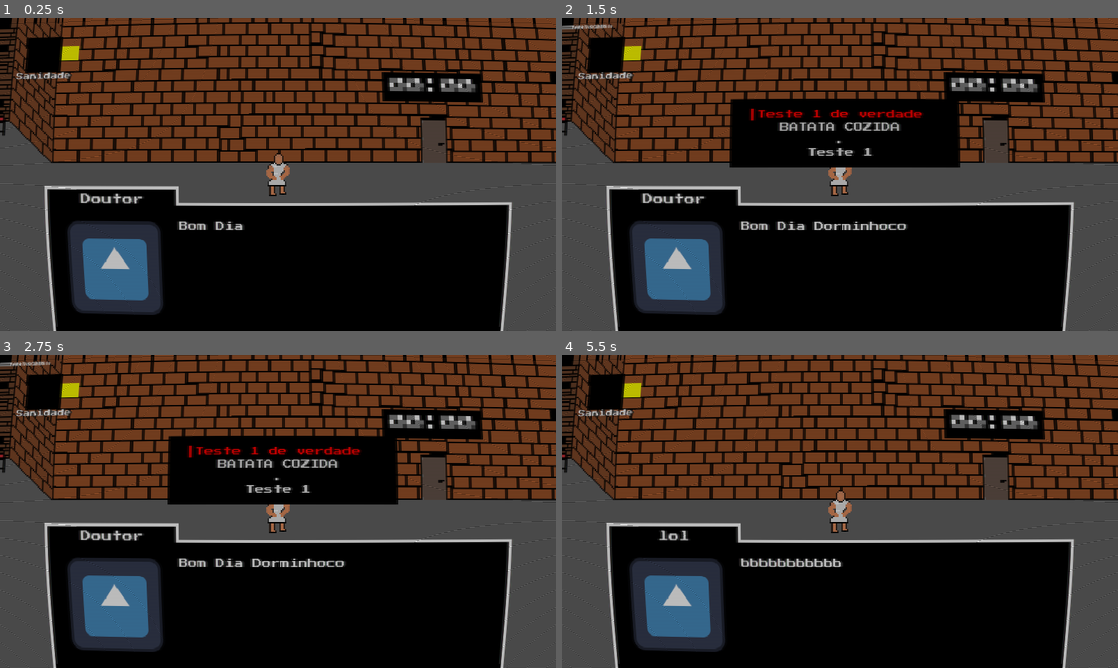
Above: before the commit, frames 1-4 (two rows, left to right).
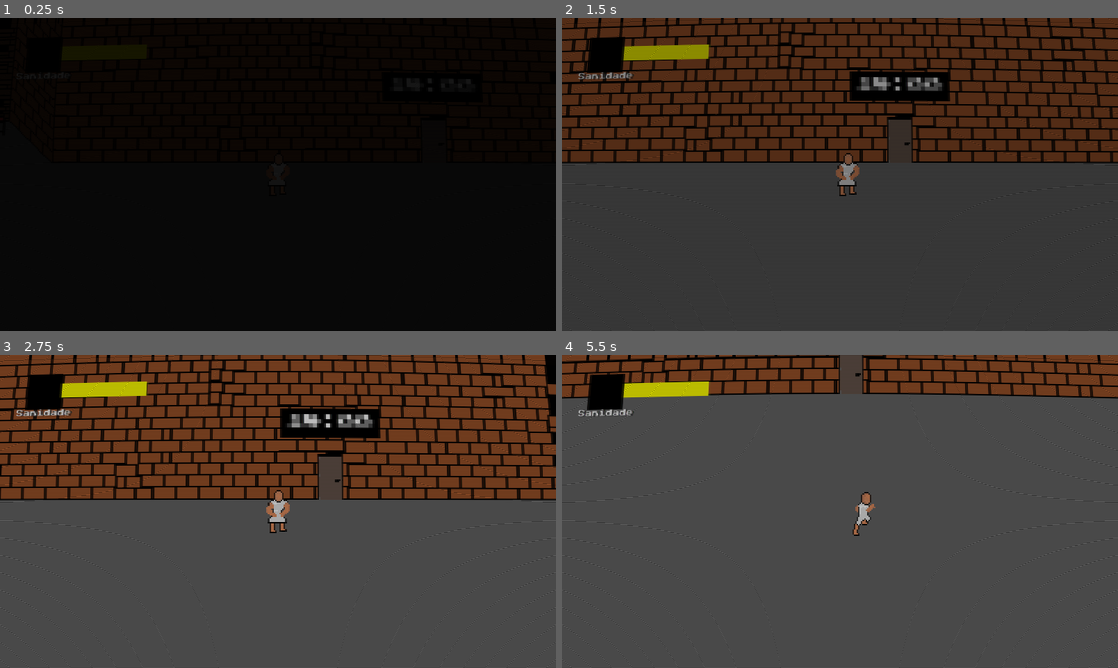
Above: after the commit, the same moments.

Repository: FarofaFaction/Criascript-Jam-Game
Game: Godot game, scene res://Game/Room/room.tscn
Two runs of this game, one before a commit and one after it. Both use one fixed random seed, a clock stepped at 60 frames per second and the inputs below. This scene is started directly instead of the project's main scene. The engine's default icon, where the game draws it, is replaced by a stand-in: a white triangle on a blue panel in a dark square.
Inputs (mouse positions are in pixels of both pictures, inside the frame that each line leads up to):
- Up to frame 1 (0.25 s): no input
- Up to frame 2 (1.5 s): hold Right (ui_right) 0.53-1.25 s; tap E (Interact) at 0.6 s; click (840, 115) at 1.25 s, where only the run before the commit has a clickable "Teste 1 de verdade"
- Up to frame 3 (2.75 s): click (278, 464) at 2 s, where only the run before the commit has a clickable "BATATA COZIDA"
- Up to frame 4 (5.5 s): click (840, 477) at 2.75 s, where only the run before the commit has a clickable "."; click (840, 489) at 3.5 s, where only the run before the commit has a clickable "Teste 1"; hold Down (ui_down) 4.28-5.03 s; tap E (Interact) at 4.35, 5.3 s; hold Right (ui_right) from 5.03 s (still down); tap Space (Power) at 5.1 s

The runs differ from the first frame. In frame 1, 62% of the frame differs, in the area x 0-100%, y 0-100%; in frame 2, 63%; in frame 3, 58%; in frame 4, 73%.

Commit message:
Update-pause

Diff:
--- a/Dialog/DialogSystem.gd
+++ b/Dialog/DialogSystem.gd
@@ -1,6 +1,8 @@
 extends Control
 
 # Variáveis de controle
+signal finish_dialog
+
 var _step: float = 0.02
 var _id: int = 0
 var data: Dictionary = {}
@@ -74,6 +76,7 @@
 
 func _finish_dialog() -> void:
 	data = {}
+	finish_dialog.emit()
 	$CanvasLayer.visible = false
 	_id = 0
 	InGamePause.hold_pause = false
--- a/Game/Quests/DoctorKnocking/stage_1/DoctorKnocking_1.gd
+++ b/Game/Quests/DoctorKnocking/stage_1/DoctorKnocking_1.gd
@@ -2,10 +2,15 @@
 
 @onready var KnockingSound = $KnockingSound
 var _can_open := false
+var _redguysatack := false
+var _door_opened := false
+@export var dialog : Dialog
+
 # Called when the node enters the scene tree for the first time.
 func _ready() -> void:
 	if !init_stage():
 		return
+	DialogSystem.finish_dialog.connect(_on_dialog_finished)
 	GlobalTimer.set_time(18, 0)
 	GlobalTimer.set_speed(6)
 	var DoorPosition = my_quest.get_tool("door")
@@ -15,11 +20,17 @@
 	self.global_position = DoorPosition.global_position
 	pass # Replace with function body.
 
+func _on_dialog_finished():
+	if (_redguysatack):
+		my_quest.load_stage("RedGuy")
+	my_quest.remove_stage(self.name)
+	pass
 
 # Called every frame. 'delta' is the elapsed time since the previous frame.
 func _process(_delta: float) -> void:
-	if (GlobalTimer.hours >= 18 && GlobalTimer.minutes >= 1):
-		_can_open = true
+	if !_door_opened:
+		if (GlobalTimer.hours >= 18 && GlobalTimer.minutes >= 1):
+			_can_open = true
 	if (!_can_open):
 		return
 	if (!KnockingSound.playing):
@@ -27,10 +38,12 @@
 	pass
 
 func Interaction():
-	if (!_can_open):
+	if (!_can_open || _door_opened):
 		return
-	var node = preload("res://Dialog/DialogWithOptionsExample/DialogWithOptions.tscn").instantiate()
-	add_child(node)
+	_door_opened = true
+	dialog._start_dialog()
+	#var node = preload("res://Dialog/DialogWithOptionsExample/DialogWithOptions.tscn").instantiate()
+	#add_child(node)
 	#my_quest.load_stage("RedGuy")
-	my_quest.remove_stage(self.name)
+	#my_quest.remove_stage(self.name)
 	pass
--- a/Game/Quests/DoctorKnocking/stage_1/DoctorKnocking_1.tscn
+++ b/Game/Quests/DoctorKnocking/stage_1/DoctorKnocking_1.tscn
@@ -6,10 +6,11 @@
 [ext_resource type="Script" path="res://Dialog/DialogClass/dialog_class.gd" id="4_h8epj"]
 [ext_resource type="Script" path="res://Dialog/DialogClass/speak_class.gd" id="5_xkpak"]
 [ext_resource type="PackedScene" uid="uid://baklw2eb62qgd" path="res://Dialog/DialogMenuClass/DialogMenu.tscn" id="6_lo73l"]
-[ext_resource type="PackedScene" uid="uid://damhdjbepus0m" path="res://Dialog/DialogWithOptionsExample/options_test.tscn" id="7_rfo7b"]
+[ext_resource type="Script" path="res://Game/Quests/DoctorKnocking/stage_1/doctor_options_dialog.gd" id="7_g1pol"]
 
-[node name="DoctorKnocking1" type="Node2D"]
+[node name="DoctorKnocking1" type="Node2D" node_paths=PackedStringArray("dialog")]
 script = ExtResource("1_w2ti7")
+dialog = NodePath("DialogWithOptions")
 
 [node name="KnockingSound" parent="." instance=ExtResource("2_peg6k")]
 
@@ -23,6 +24,7 @@
 grow_horizontal = 2
 grow_vertical = 2
 script = ExtResource("4_h8epj")
+auto_start = false
 
 [node name="SpeakClass" type="RichTextLabel" parent="DialogWithOptions"]
 layout_mode = 0
@@ -32,18 +34,61 @@
 script = ExtResource("5_xkpak")
 speaker = "Doutor"
 
+[node name="SpeakClass3" type="RichTextLabel" parent="DialogWithOptions"]
+layout_mode = 0
+offset_right = 40.0
+offset_bottom = 40.0
+text = "Pronto Pra Tomar Seu Remedio ?"
+script = ExtResource("5_xkpak")
+speaker = "Doutor"
+
 [node name="DialogMenu" parent="DialogWithOptions" node_paths=PackedStringArray("options_conection") instance=ExtResource("6_lo73l")]
 layout_mode = 1
 options_conection = NodePath("OptionsTest")
 start_visible = false
+option_3_visible = false
+option_4_visible = false
 
-[node name="OptionsTest" parent="DialogWithOptions/DialogMenu" instance=ExtResource("7_rfo7b")]
+[node name="OptionsTest" type="Control" parent="DialogWithOptions/DialogMenu"]
+layout_mode = 3
+anchors_preset = 0
+offset_right = 40.0
+offset_bottom = 40.0
+script = ExtResource("7_g1pol")
+
+[node name="option1" type="Label" parent="DialogWithOptions/DialogMenu/OptionsTest"]
+layout_mode = 0
+offset_top = 136.0
+offset_right = 40.0
+offset_bottom = 159.0
+text = "Sim"
+
+[node name="option2" type="Label" parent="DialogWithOptions/DialogMenu/OptionsTest"]
+layout_mode = 0
+offset_top = 136.0
+offset_right = 40.0
+offset_bottom = 159.0
+text = "Não"
+
+[node name="option3" type="Label" parent="DialogWithOptions/DialogMenu/OptionsTest"]
+layout_mode = 0
+offset_top = 136.0
+offset_right = 40.0
+offset_bottom = 159.0
+text = "Não"
+
+[node name="option4" type="Label" parent="DialogWithOptions/DialogMenu/OptionsTest"]
+layout_mode = 0
+offset_top = 136.0
+offset_right = 40.0
+offset_bottom = 159.0
+text = "Não"
 
 [node name="SpeakClass2" type="RichTextLabel" parent="DialogWithOptions"]
 visible = false
 layout_mode = 0
 offset_right = 40.0
 offset_bottom = 40.0
-text = "bbbbbbbbbbb"
+text = "Muito Bem, Até Mais Tarde"
 script = ExtResource("5_xkpak")
 speaker = "lol"
--- /dev/null
+++ b/Game/Quests/DoctorKnocking/stage_1/doctor_options_dialog.gd
@@ -0,0 +1,8 @@
+extends Control
+
+func option1():
+	pass
+
+func option2():
+	$"../../.."._redguysatack = true
+	pass
--- a/Game/Room/room.tscn
+++ b/Game/Room/room.tscn
@@ -41,7 +41,7 @@
 [node name="tools" type="Node2D" parent="Quests/DoctorKnocking"]
 
 [node name="DoorSoundOrigin" type="Marker2D" parent="Quests/DoctorKnocking/tools"]
-position = Vector2(1062, 408)
+position = Vector2(1063, 410)
 
 [node name="Room_3" type="Node2D" parent="."]
 
--- a/Interface/Pause/in_game_pause.gd
+++ b/Interface/Pause/in_game_pause.gd
@@ -8,29 +8,32 @@
 const PauseMenu := "res://Interface/Pause/pause_options.tscn"
 # Called every frame. 'delta' is the elapsed time since the previous frame.
 func _process(_delta: float) -> void:
+	#print(monitoring)
 	if (!monitoring):
 		return
 	if Input.is_action_just_pressed("ui_cancel"):
 		if (game_paused):
-			remove_childs()
-			game_paused = false
-			if 	current_menu:
-				current_menu._grab_init_button()
-				return
-			if !hold_pause:
-				get_tree().paused = false
+			dispause()
 		else:
-			var node = preload(PauseMenu).instantiate()
-			$CanvasLayer.add_child(node)
-			get_tree().paused = true
-			game_paused = true
+			pause()
 		pass
 	pass
 
-func _pause():
+func dispause():
+	remove_childs()
+	game_paused = false
+	if 	current_menu:
+		current_menu._grab_init_button()
+		return
+	if !hold_pause:
+		get_tree().paused = false
 	pass
 
-func _dispause():
+func pause():
+	var node = preload(PauseMenu).instantiate()
+	$CanvasLayer.add_child(node)
+	get_tree().paused = true
+	game_paused = true
 	pass
 
 func remove_childs():
--- a/Interface/Pause/pauseOptions.gd
+++ b/Interface/Pause/pauseOptions.gd
@@ -21,7 +21,7 @@
 
 
 func _on_exit_menu_pressed() -> void:
-	get_tree().paused = false
+	InGamePause.dispause()
 	Global.change_scene("Menu")
 	pass # Replace with function body.
 
--- a/Scripts/global.gd
+++ b/Scripts/global.gd
@@ -25,7 +25,6 @@
 		current_scene = MenuMenu
 	elif (scene == "Game"):
 		current_scene = Game
-		InGamePause.monitoring = true
 		#get_tree().change_scene_to_file(Game)
 	else:
 		return
